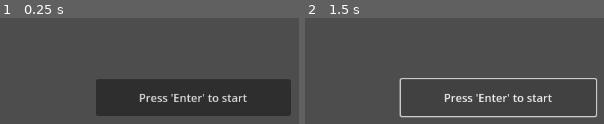
Above: before the commit, frames 1-2 (left to right).
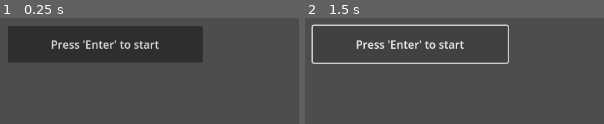
Above: after the commit, the same moments.

Repository: levbax69/GTA
Game: Godot game, scene res://control.tscn
The game is run twice, just before and just after one commit, with the same random seed, the same clock (stepped at 60 frames per second) and the same inputs.
Inputs:
- Up to frame 1 (0.25 s): no input
- Up to frame 2 (1.5 s): click "Press 'Enter' to start" at 0.5 s; click "Press 'Enter' to start" at 1.25 s

The runs differ from the first frame. In frame 1, 44% of the frame differs, in the area x 2-98%, y 7-93%; in frame 2, 7.5%.

Commit message:
GTA v1.0.1.5
character added

Diff:
--- a/control.tscn
+++ b/control.tscn
@@ -5,6 +5,10 @@
 anchors_preset = 15
 anchor_right = 1.0
 anchor_bottom = 1.0
+offset_left = -127.0
+offset_top = -77.0
+offset_right = -127.0
+offset_bottom = -77.0
 grow_horizontal = 2
 grow_vertical = 2
 
--- /dev/null
+++ b/node_2d.tscn
@@ -0,0 +1,49 @@
+[gd_scene load_steps=7 format=3 uid="uid://dfb161vcw5nkx"]
+
+[ext_resource type="Texture2D" uid="uid://chd0obiefxdub" path="res://Character/New Piskel (1).png" id="1_wtcfe"]
+
+[sub_resource type="AtlasTexture" id="AtlasTexture_0e48y"]
+atlas = ExtResource("1_wtcfe")
+region = Rect2(0, 0, 1024, 1024)
+
+[sub_resource type="AtlasTexture" id="AtlasTexture_epypp"]
+atlas = ExtResource("1_wtcfe")
+region = Rect2(1024, 0, 1024, 1024)
+
+[sub_resource type="AtlasTexture" id="AtlasTexture_0hol4"]
+atlas = ExtResource("1_wtcfe")
+region = Rect2(0, 1024, 1024, 1024)
+
+[sub_resource type="AtlasTexture" id="AtlasTexture_q6r6c"]
+atlas = ExtResource("1_wtcfe")
+region = Rect2(1024, 1024, 1024, 1024)
+
+[sub_resource type="SpriteFrames" id="SpriteFrames_kdubu"]
+animations = [{
+"frames": [{
+"duration": 1.0,
+"texture": SubResource("AtlasTexture_0e48y")
+}, {
+"duration": 1.0,
+"texture": SubResource("AtlasTexture_epypp")
+}, {
+"duration": 1.0,
+"texture": SubResource("AtlasTexture_0hol4")
+}, {
+"duration": 1.0,
+"texture": SubResource("AtlasTexture_q6r6c")
+}],
+"loop": true,
+"name": &"new_animation",
+"speed": 4.0
+}]
+
+[node name="Node2D" type="Node2D"]
+
+[node name="CharacterBody2D" type="CharacterBody2D" parent="."]
+
+[node name="AnimatedSprite2D" type="AnimatedSprite2D" parent="CharacterBody2D"]
+sprite_frames = SubResource("SpriteFrames_kdubu")
+animation = &"new_animation"
+frame = 1
+frame_progress = 0.290127
--- a/project.godot
+++ b/project.godot
@@ -14,3 +14,36 @@
 run/main_scene="uid://csii45crpcf24"
 config/features=PackedStringArray("4.4", "Forward Plus")
 config/icon="res://icon.svg"
+
+[input]
+
+w={
+"deadzone": 0.2,
+"events": [Object(InputEventKey,"resource_local_to_scene":false,"resource_name":"","device":0,"window_id":0,"alt_pressed":false,"shift_pressed":false,"ctrl_pressed":false,"meta_pressed":false,"pressed":false,"keycode":0,"physical_keycode":4194320,"key_label":0,"unicode":0,"location":0,"echo":false,"script":null)
+]
+}
+a={
+"deadzone": 0.2,
+"events": [Object(InputEventKey,"resource_local_to_scene":false,"resource_name":"","device":0,"window_id":0,"alt_pressed":false,"shift_pressed":false,"ctrl_pressed":false,"meta_pressed":false,"pressed":false,"keycode":0,"physical_keycode":4194319,"key_label":0,"unicode":0,"location":0,"echo":false,"script":null)
+]
+}
+s={
+"deadzone": 0.2,
+"events": [Object(InputEventKey,"resource_local_to_scene":false,"resource_name":"","device":0,"window_id":0,"alt_pressed":false,"shift_pressed":false,"ctrl_pressed":false,"meta_pressed":false,"pressed":false,"keycode":0,"physical_keycode":4194322,"key_label":0,"unicode":0,"location":0,"echo":false,"script":null)
+]
+}
+d={
+"deadzone": 0.2,
+"events": [Object(InputEventKey,"resource_local_to_scene":false,"resource_name":"","device":0,"window_id":0,"alt_pressed":false,"shift_pressed":false,"ctrl_pressed":false,"meta_pressed":false,"pressed":false,"keycode":0,"physical_keycode":4194321,"key_label":0,"unicode":0,"location":0,"echo":false,"script":null)
+]
+}
+Enter={
+"deadzone": 0.2,
+"events": [Object(InputEventKey,"resource_local_to_scene":false,"resource_name":"","device":0,"window_id":0,"alt_pressed":false,"shift_pressed":false,"ctrl_pressed":false,"meta_pressed":false,"pressed":false,"keycode":0,"physical_keycode":4194309,"key_label":0,"unicode":0,"location":0,"echo":false,"script":null)
+]
+}
+
+[rendering]
+
+renderer/rendering_method="gl_compatibility"
+renderer/rendering_method.mobile="gl_compatibility"
Binary file added: Character/New Piskel (1).png
Not shown, added: Character/New Piskel (1).png.import
